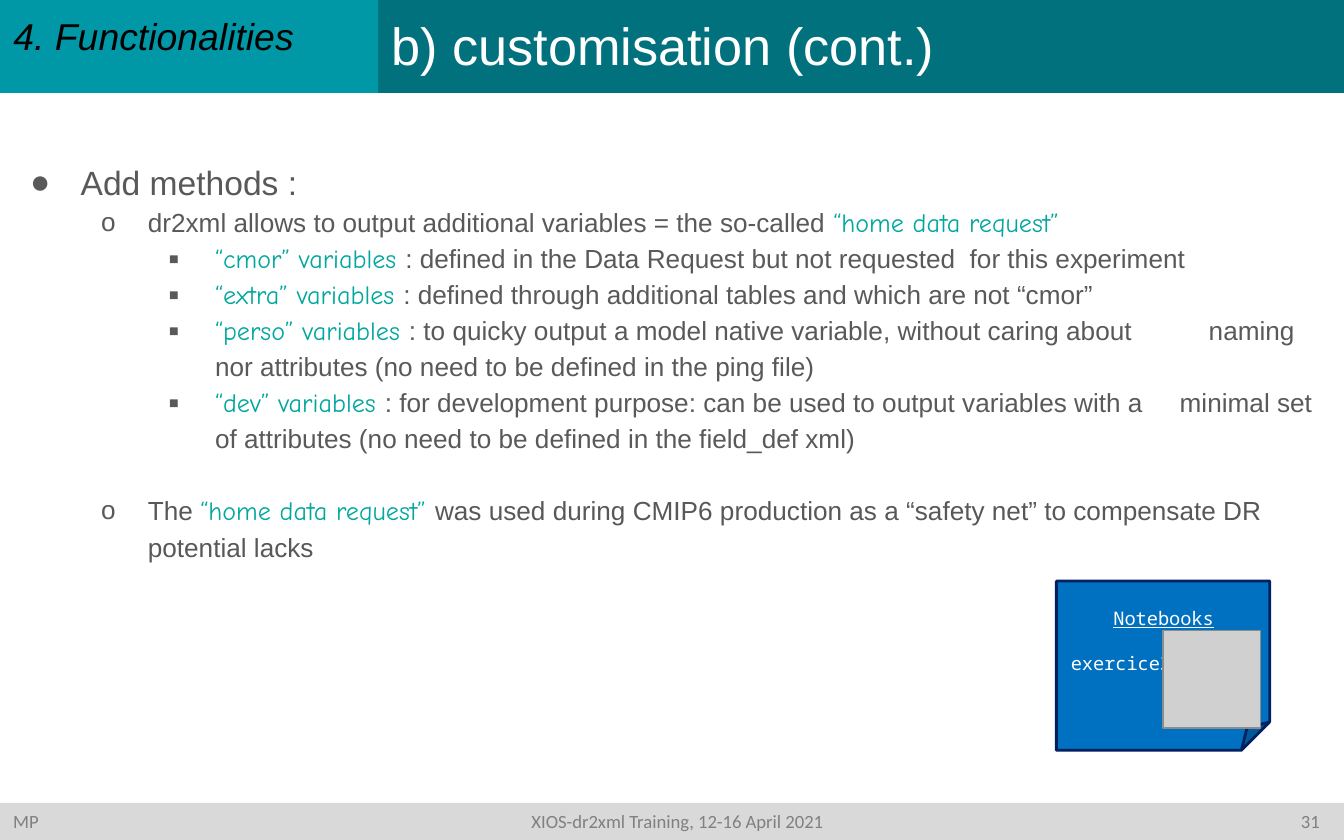
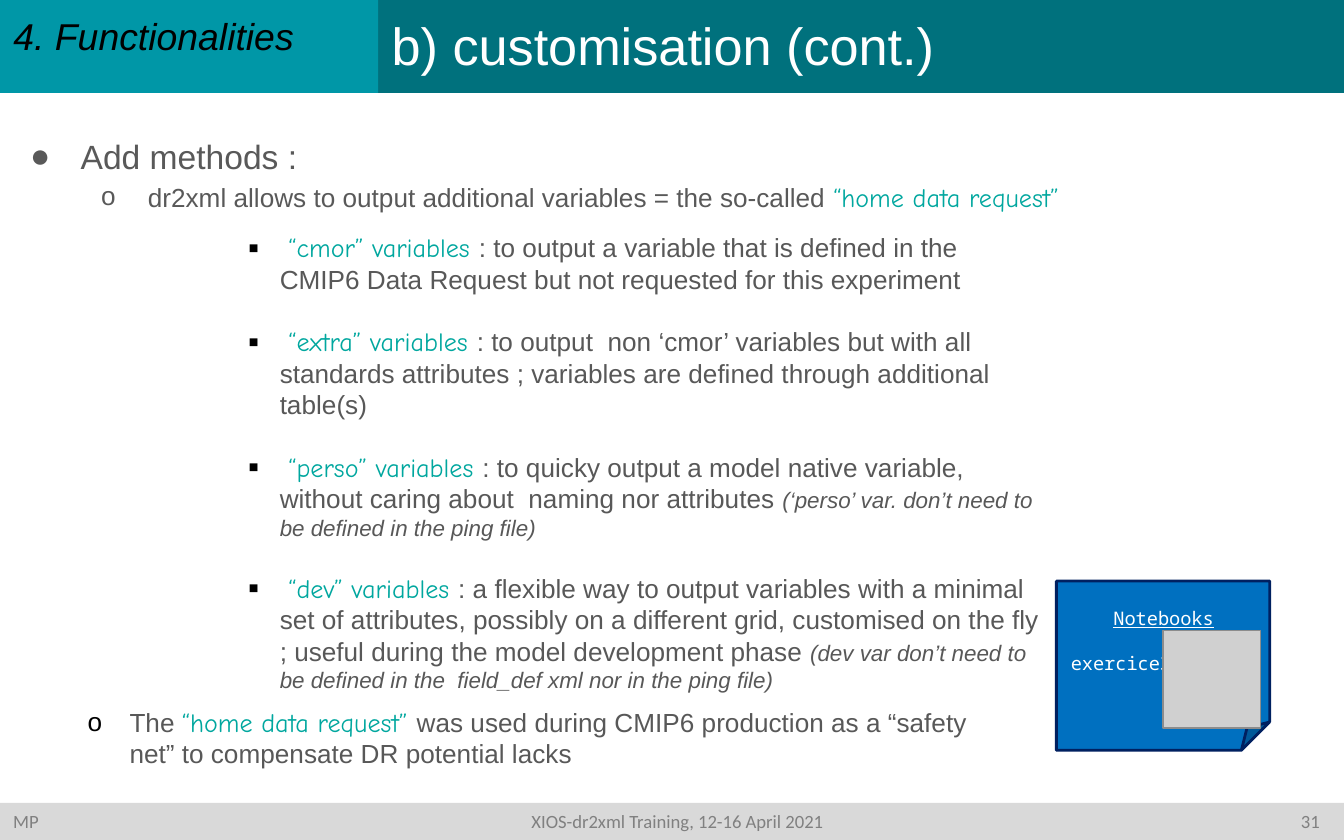
Before and after one commit to rigoudyg/dr2xml, a slide deck: slide 32 of slides/Formation_dr2xml_v5.pptx. Drawn at 1344x840 pixels with LibreOffice and Linux fonts; fonts in the diff are those of the drawing; grey boxes stand for pictures. Boxes give left, top, right and bottom in pixels: in the first picture for what was removed or moved away, otherwise in the second. Text is boxed around its words. In the diff, an @@ line names an element or a change of style, - is before the commit and + after.

Commit message:
update slides v5

```diff
--- a/slides/Formation_dr2xml_v5.pptx
+++ b/slides/Formation_dr2xml_v5.pptx
@@ text "Add methods :" moved from (x1=81, y1=170, x2=1312, y2=562) to (x1=81, y1=144, x2=1059, y2=212) @@
@@ text added at (x1=280, y1=238, x2=1038, y2=693), 14 pt, text #585858 @@
+    ▪ “cmor” variables : to output a variable that is defined in the CMIP6 Data Request but not requested for this experiment
+    ▪ “extra” variables : to output non ‘cmor’ variables but with all standards attributes ; variables are defined through additional table(s)
+    ▪ “perso” variables : to quicky output a model native variable, without caring about naming nor attributes (‘perso’ var. don’t need to be defined in the ping file)
+    ▪ “dev” variables : a flexible way to output variables with a minimal set of attributes, possibly on a different grid, customised on the fly ; useful during the model development phase (dev var don’t need to be defined in the field_def xml nor in the ping file)
@@ text at (x1=148, y1=249, x2=1312, y2=562): paragraphs removed @@
-    ▪ “cmor” variables : defined in the Data Request but not requested for this experiment
-    ▪ “extra” variables : defined through additional tables and which are not “cmor”
-    ▪ “perso” variables : to quicky output a model native variable, without caring about naming nor attributes (no need to be defined in the ping file)
-    ▪ “dev” variables : for development purpose: can be used to output variables with a minimal set of attributes (no need to be defined in the field_def xml)
-  o The “home data request” was used during CMIP6 production as a “safety net” to compensate DR potential lacks
@@ text added at (x1=130, y1=713, x2=966, y2=769), 14 pt, text #585858 @@
+  o The “home data request” was used during CMIP6 production as a “safety net” to compensate DR potential lacks
```
Also in this commit, not shown: 3 other slides changed, 1 other file.
